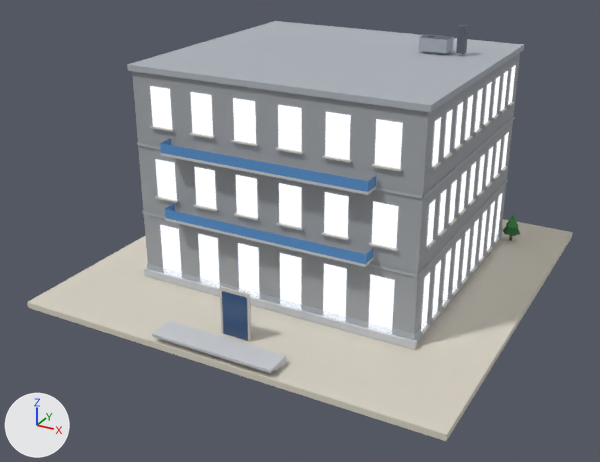
Before and after pictures for a commit that changed the glTF model public/models/x2/05.glb.
The view is the same before and after, from a 50 mm camera at (1.66, -3.26, 1.81) aimed at (-0.03, -0.18, 0.27). Every picture has the same lights, and +X, +Y and +Z are marked at lower left. The first picture is the older version. Vertices at exactly the same position are counted once.

In view in the first picture: 'b05_x2'.
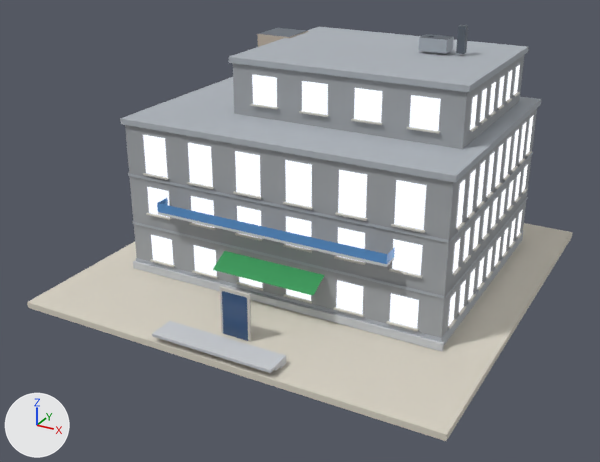
Location of each change, [x1, y1, x2, y2] in pixels of the pictures (600 x 462 px; the box of a moved part takes in the faces that stretch with it):
'b05_x2', reshaped
    before: [27, 21, 573, 441]
    after: [27, 25, 573, 441]
part 1 of me_b05_x2, moved or reshaped
    before: [132, 53, 520, 334]
    after: [125, 108, 537, 338]
part 2 of me_b05_x2, moved or reshaped
    before: [147, 228, 502, 343]
    after: [233, 55, 524, 149]
part 3 of me_b05_x2, moved or reshaped
    before: [127, 21, 524, 112]
    after: [257, 28, 308, 47]
part 4 of me_b05_x2, moved or reshaped
    before: [144, 268, 417, 350]
    after: [136, 231, 523, 345]
part 5 of me_b05_x2, moved or reshaped
    before: [419, 180, 508, 277]
    after: [446, 197, 528, 297]
part 6 of me_b05_x2, moved or reshaped
    before: [424, 117, 515, 198]
    after: [450, 152, 533, 242]
part 7 of me_b05_x2, added
    after: [120, 77, 541, 183]
part 8 of me_b05_x2, added
    after: [229, 27, 529, 92]
part 9 of me_b05_x2, deleted
    before: [137, 65, 516, 334]
part 10 of me_b05_x2, cut back
    before: [160, 139, 377, 267]
    after: [128, 65, 534, 351]

The change, as a list of edits to the scene's bpy script:
```text
Add mat_sign_green:
    mat_sign_green = bpy.data.materials.new('sign_green')
    # nodes: BsdfPrincipled, Mix, OutputMaterial, VertexColor
    # colours: green #2c9a55, mixed with the vertex colours
Add mat_wall_beige:
    mat_wall_beige = bpy.data.materials.new('wall_beige')
    # nodes: BsdfPrincipled, Mix, OutputMaterial, VertexColor
    # colours: light grey #bfb1a2, mixed with the vertex colours
Change me_b05_x2:
    used by ob_b05_x2; location = (0.0, 0.0, 0.0)
    remove me_b05_x2.from_pydata(...)  # 1119 vertices, 792 faces; spans x -0.98..0.98, y -0.98..0.98, z 0.0..1.16
    add me_b05_x2.from_pydata(...)  # 2011 vertices, 1358 faces; spans x -0.98..0.98, y -0.98..0.98, z 0.0..1.16
    me_b05_x2 part 1: the loose piece of 8 vertices spanning x -0.67..0.67, y -0.51..0.71, z 0.03..1.01 is scaled about its middle by (1.15, 1, 0.735), then moved by (0.0, 0.04, -0.13)
    me_b05_x2 part 2: the loose piece of 8 vertices spanning x -0.67..0.67, y -0.51..0.71, z 0.03..0.09 is scaled about its middle by (0.802, 0.685, 15.4), then moved by (0.16, 0.15, 0.46)
    me_b05_x2 part 3: the loose piece of 8 vertices spanning x -0.68..0.68, y -0.52..0.72, z 1.01..1.03 is scaled about its middle by (0.132, 0.161, 11.2), then moved by (-0.46, 0.32, -0.13)
    me_b05_x2 part 4: the loose piece of 8 vertices spanning x -0.68..0.68, y -0.52..-0.51, z 0.03..0.06 is scaled about its middle by (1.13, 68.1, 1.51), then moved by (0.0, 0.66, 0.01), in mat_slab
    me_b05_x2 part 5: the loose piece of 4 vertices spanning x 0.68, y -0.51..0.71, z 0.35..0.36 is moved by (0.1, 0.04, -0.09)
    me_b05_x2 part 6: the loose piece of 4 vertices spanning x 0.68, y -0.51..0.71, z 0.68..0.69 is moved by (0.1, 0.04, -0.17)
    me_b05_x2 part 7: the loose piece of 8 vertices spanning x -0.67..0.67, y -0.51..0.71, z 0.03..1.01 is copied, and the copy is scaled about its middle by (1.17, 1.02, 0.0265), then moved by (0.0, 0.04, 0.24), in mat_slab; it spans x -0.78..0.78, y -0.48..0.76, z 0.75..0.77
    me_b05_x2 part 8: the loose piece of 8 vertices spanning x -0.68..0.68, y -0.52..0.72, z 1.01..1.03 is copied, and the copy is scaled about its middle by (0.81, 0.695, 1), then moved by (0.16, 0.15, 0.0); it spans x -0.39..0.71, y -0.18..0.68, z 1.01..1.03
    me_b05_x2 part 9: 182 loose pieces with 908 vertices, spanning x -0.68..0.68, y -0.52..0.72, z 0.06..0.95, are deleted
    me_b05_x2 part 10: 24 vertices removed from x -0.48..0.48, y -0.59..-0.51, z 0.38..0.74; 1800 vertices added at x -0.78..0.78, y -0.58..0.76, z 0.03..0.97
    other edits to the shape of me_b05_x2 do not show in these pictures
    add me_b05_x2.materials.append(mat_wall_beige)
    add me_b05_x2.materials.append(mat_sign_green)
```
